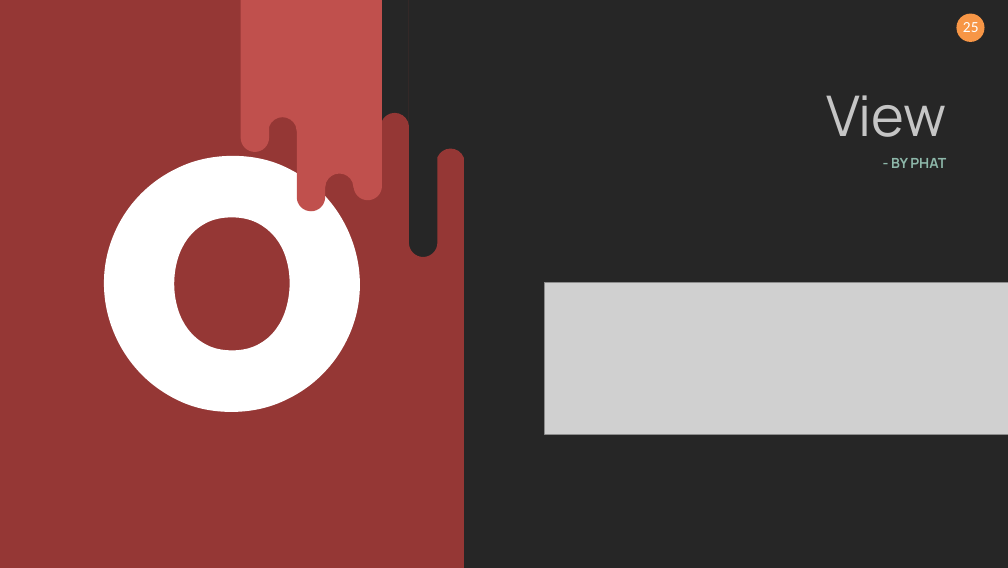
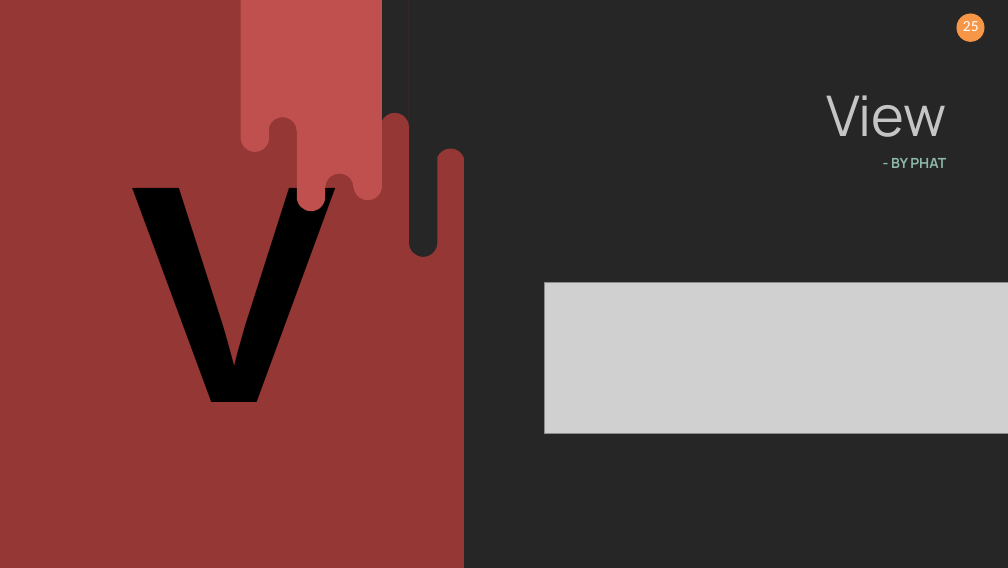
Before and after one commit to Dragneol/VisualizingRealDataPRJ311, a slide deck: slide 25 of Visualization.pptx. Drawn at 1008x568 pixels with LibreOffice and Linux fonts; fonts in the diff are those of the drawing; grey boxes stand for pictures. Boxes give left, top, right and bottom in pixels: in the first picture for what was removed or moved away, otherwise in the second. Text is boxed around its words. In the diff, an @@ line names an element or a change of style, - is before the commit and + after.

Commit message:
fix big text

```diff
--- a/Visualization.pptx
+++ b/Visualization.pptx
@@ freeform shape at [241, 0, 382, 212]: outline redrawn @@
@@ freeform shape removed at [104, 155, 360, 411] @@
@@ text added at [131, 155, 338, 402], 222.1 pt, text #000000, bold @@
+V
```
Also in this commit, not shown: 10 other slides changed.
